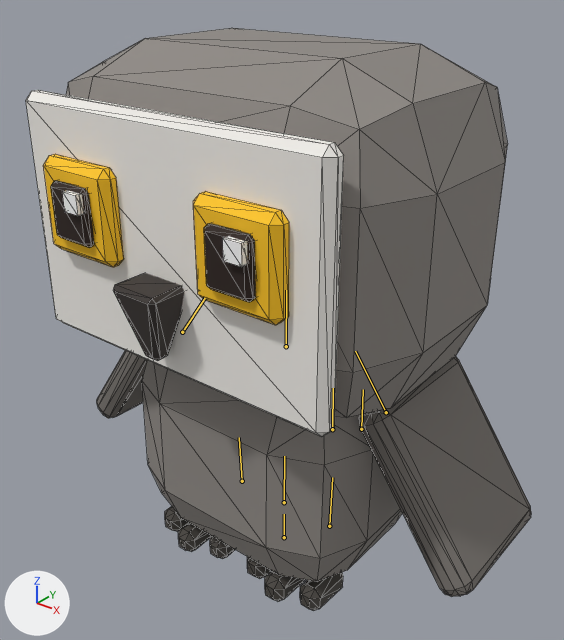
The glTF model games/zoo/public/models/owl_young_m.glb, before and after one commit.
One viewpoint serves both versions: a 50 mm camera at (0.276, -0.348, 0.391) aimed at (-0.003, 0.001, 0.175). The axes (+X, +Y, +Z) are drawn at lower left. The lights are the same throughout. The older version comes first. Both versions are drawn at frame 36 of the action 'Play'; the numbers are the values there. The bones that bend it are drawn over the model as lines. Mesh edges are drawn as thin lines.

Names of what the first picture shows: 'owl_young_m'.
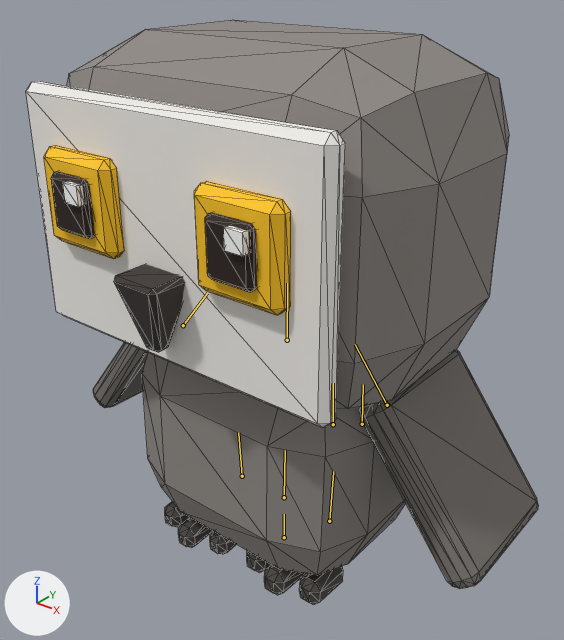
Pixel boxes [x1, y1, x2, y2] of what changed, in the pictures (564 x 640 px):
'owl_young_m', posed
    before: [26, 28, 531, 611]
    after: [26, 20, 538, 604]
bone 'body', root to tip
    before: (284, 502) to (284, 456)
    after: (284, 497) to (285, 450)
bone 'leg_FL', root to tip
    before: (386, 412) to (355, 351)
    after: (387, 405) to (355, 344)
bone 'leg_FR', root to tip
    before: (182, 332) to (205, 298)
    after: (183, 325) to (207, 293)
bone 'leg_HR', root to tip
    before: (242, 481) to (239, 437)
    after: (242, 476) to (238, 432)
bone 'tail1', root to tip
    before: (332, 429) to (333, 388)
    after: (333, 424) to (333, 383)
bone 'tail2', root to tip
    before: (361, 429) to (363, 389)
    after: (362, 424) to (363, 384)

The change, as a list of edits to the scene's bpy script:
```text
Change bone_body:
    where bone_body = bpy.data.objects['owl_young_m_rig'].pose.bones['body']  # child of 'root'
    bone_body.location: (0.0, 0.0103, 0.0) -> (0.0, 0.0149, 0.0)
Change bone_leg_fl:
    where bone_leg_fl = bpy.data.objects['owl_young_m_rig'].pose.bones['leg_FL']  # child of 'body'
    bone_leg_fl.rotation_quaternion: (0.953, 0.0, 0.0, 0.303) -> (0.945, 0.0, 0.0, 0.324)  # degrees (0, 0, 35) -> degrees (0, 0, 38)
Change bone_leg_fr:
    where bone_leg_fr = bpy.data.objects['owl_young_m_rig'].pose.bones['leg_FR']  # child of 'body'
    bone_leg_fr.rotation_quaternion: (0.953, 0.0, 0.0, -0.303) -> (0.945, 0.0, 0.0, -0.324)  # degrees (0, 0, -35) -> degrees (0, 0, -38)
Change bone_leg_hr:
    where bone_leg_hr = bpy.data.objects['owl_young_m_rig'].pose.bones['leg_HR']  # child of 'body'
    bone_leg_hr.rotation_quaternion: (1.0, 0.031, 0.0, 0.0) -> (0.998, 0.045, 0.0, 0.0)  # degrees (4, 0, 0) -> degrees (5, 0, 0)
Change bone_tail1:
    where bone_tail1 = bpy.data.objects['owl_young_m_rig'].pose.bones['tail1']  # child of 'body'
    bone_tail1.rotation_quaternion: (0.997, 0.018, -0.075, 0.004) -> (0.994, 0.027, -0.075, 0.004)  # degrees (2, -9, 0) -> degrees (3, -9, 0)
Change bone_tail2:
    where bone_tail2 = bpy.data.objects['owl_young_m_rig'].pose.bones['tail2']  # child of 'tail1'
    bone_tail2.rotation_quaternion: (0.991, 0.0, -0.13, 0.0) -> (0.993, 0.0, -0.097, 0.0)  # degrees (0, -15, 0) -> degrees (0, -11, 0)
```
